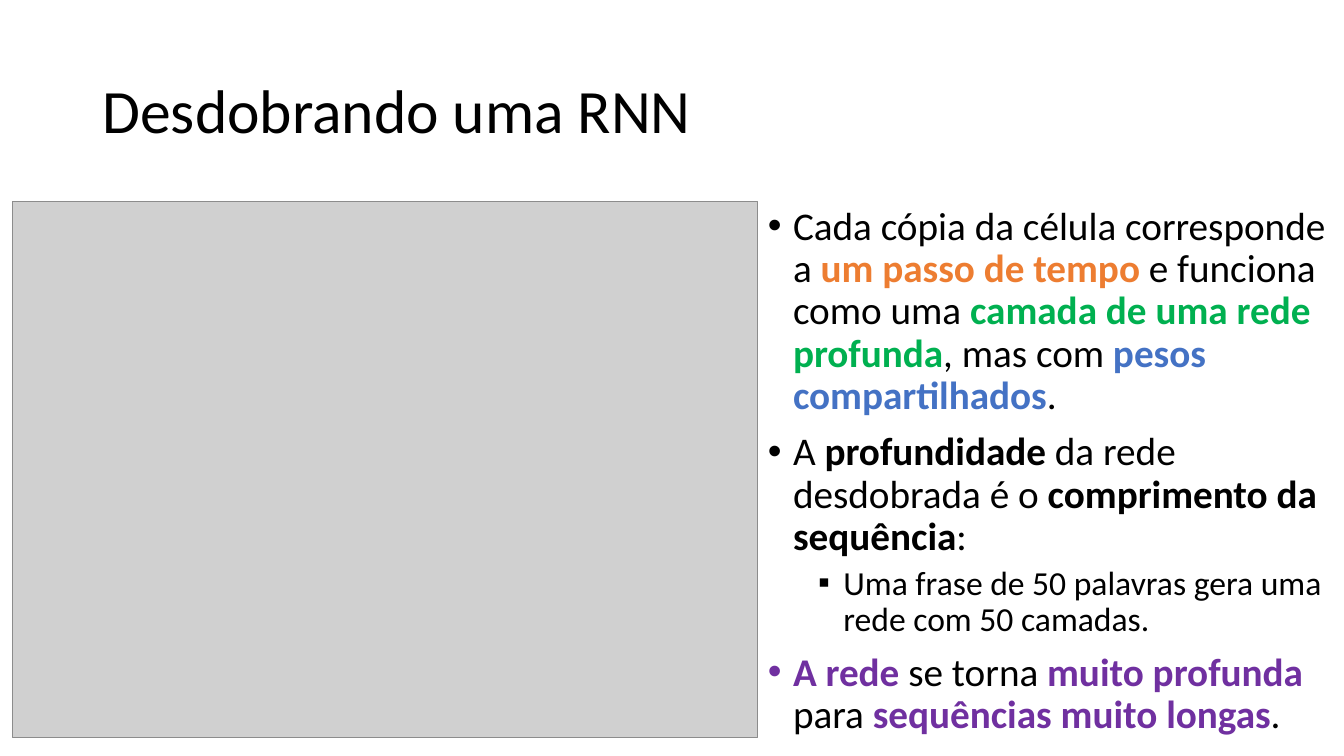
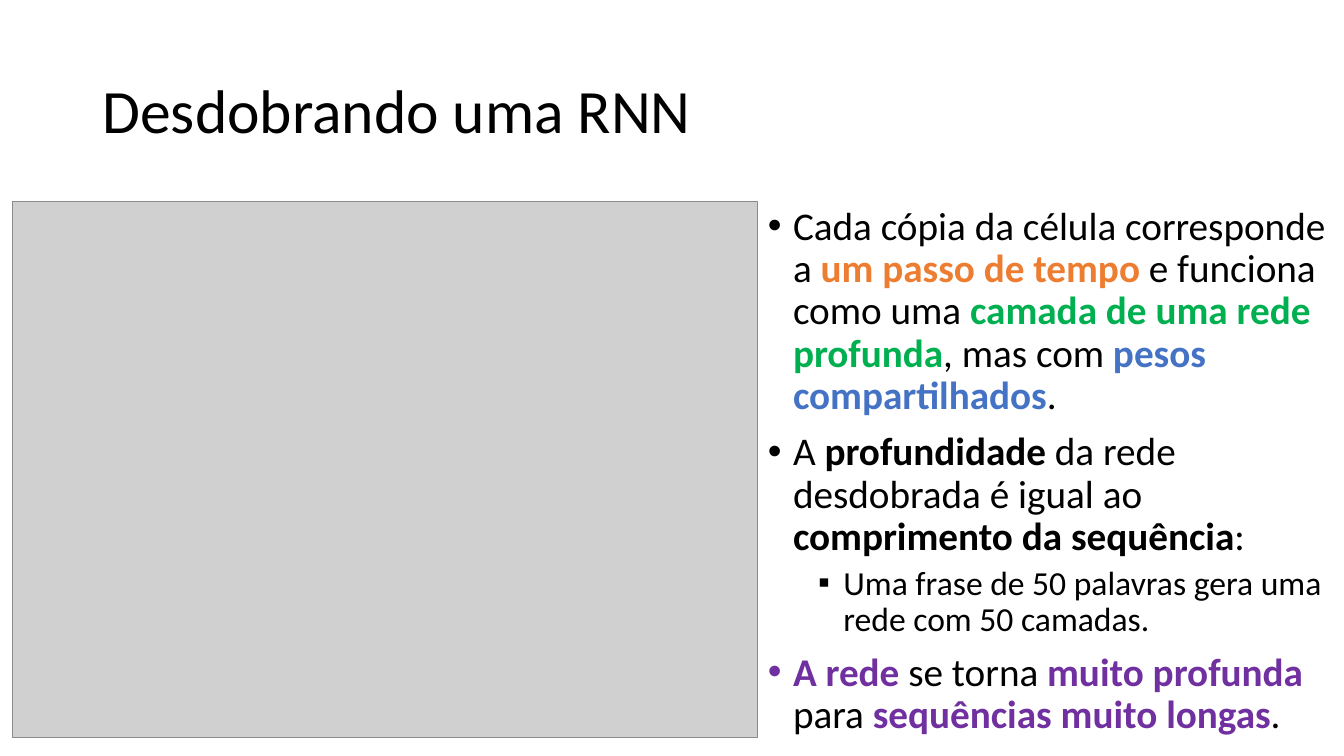
Before and after one commit to zz4fap/c24_inteligencia_artificial, a slide deck: slide 19 of slides/C24_RNN.pptx. Drawn at 1344x756 pixels with LibreOffice and Linux fonts; fonts in the diff are those of the drawing; grey boxes stand for pictures. Boxes give left, top, right and bottom in pixels: in the first picture for what was removed or moved away, otherwise in the second. Text is boxed around its words. In the diff, an @@ line names an element or a change of style, - is before the commit and + after.

```diff
--- a/slides/C24_RNN.pptx
+++ b/slides/C24_RNN.pptx
@@ text at bbox=[793, 437, 1245, 556]: text changed @@
-• A profundidade da rede desdobrada é o comprimento da sequência:
+• A profundidade da rede desdobrada é igual ao comprimento da sequência:
```
Also in this commit, not shown: 8 other slides changed, 1 other file.
